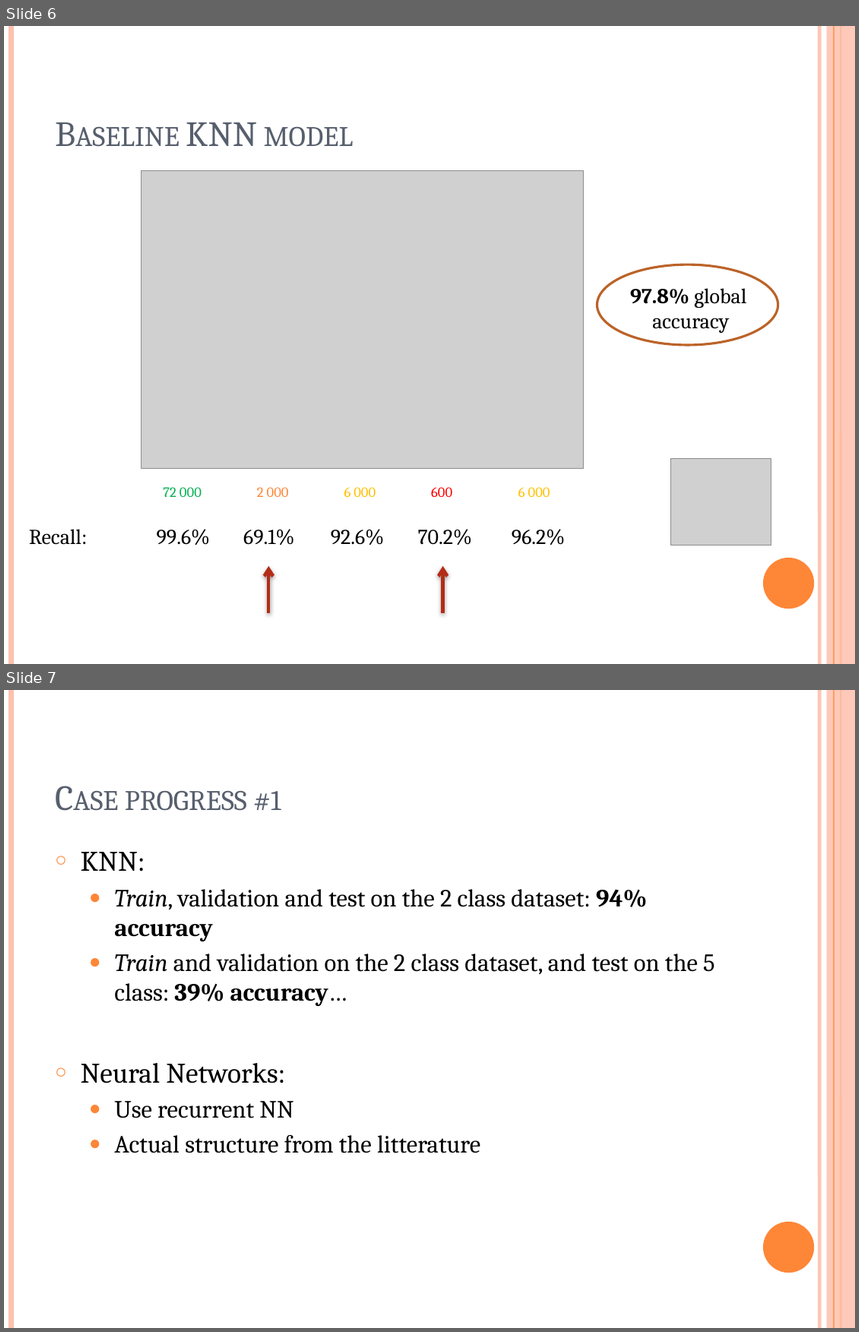
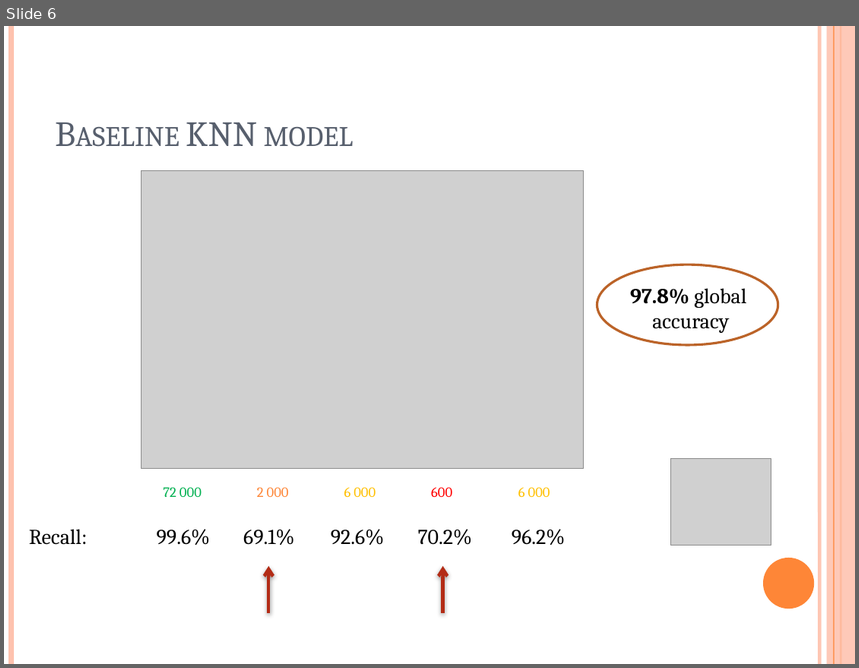
Before and after one commit to EmilieTrouillard/AdvCDA_case1, a slide deck: ECG_presentation3.pptx. Shown one above the other, each under a label of ours: slides 6 and 7 before the commit, slide 6 after it. The pictures are 859x1332 and 859x668 pixels, drawn with LibreOffice and Linux fonts; fonts in the diff are those of the drawing; grey boxes stand for pictures. Boxes give left, top, right and bottom in pixels: in the first picture for what was removed or moved away, otherwise in the second. Text is boxed around its words. In the diff, an @@ line names an element or a change of style, - is before the commit and + after.

```diff
--- a/ECG_presentation3.pptx
+++ b/ECG_presentation3.pptx
@@ slide 7 removed at <box>4,690,855,1328</box>, background #FFFFFF; not listed: 6 template elements that a slide beside it also shows @@
@@ title removed at <box>125,791,281,811</box> @@
-Case progress #1
@@ text removed at <box>81,852,715,1154</box> @@
-○ KNN:
-  ● Train, validation and test on the 2 class dataset: 94% accuracy
-  ● Train and validation on the 2 class dataset, and test on the 5 class: 39% accuracy…
-○ Neural Networks:
-  ● Use recurrent NN
-  ● Actual structure from the litterature
```
Also in this commit, not shown: 1 slide changed, 4 slides added, 3 other files.
